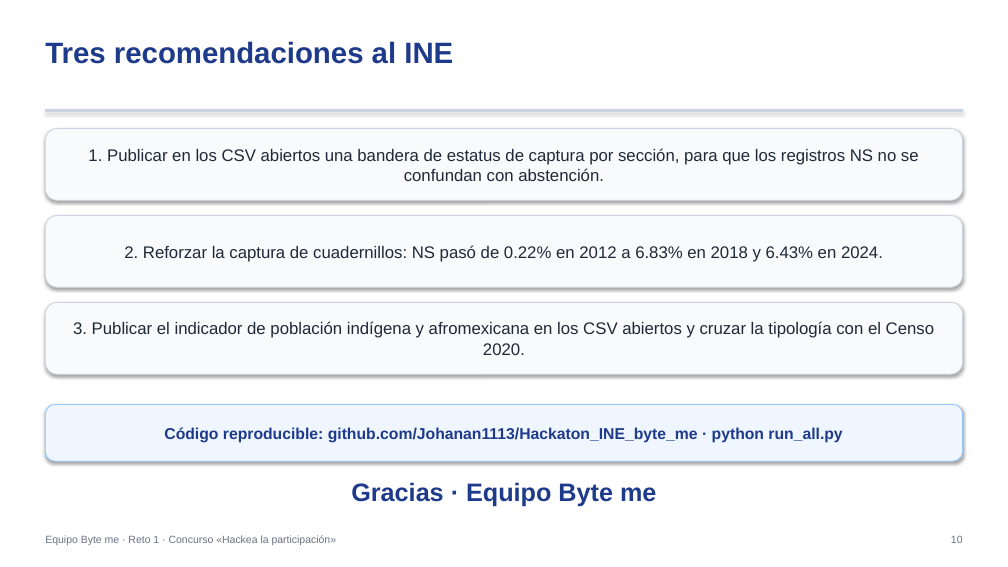
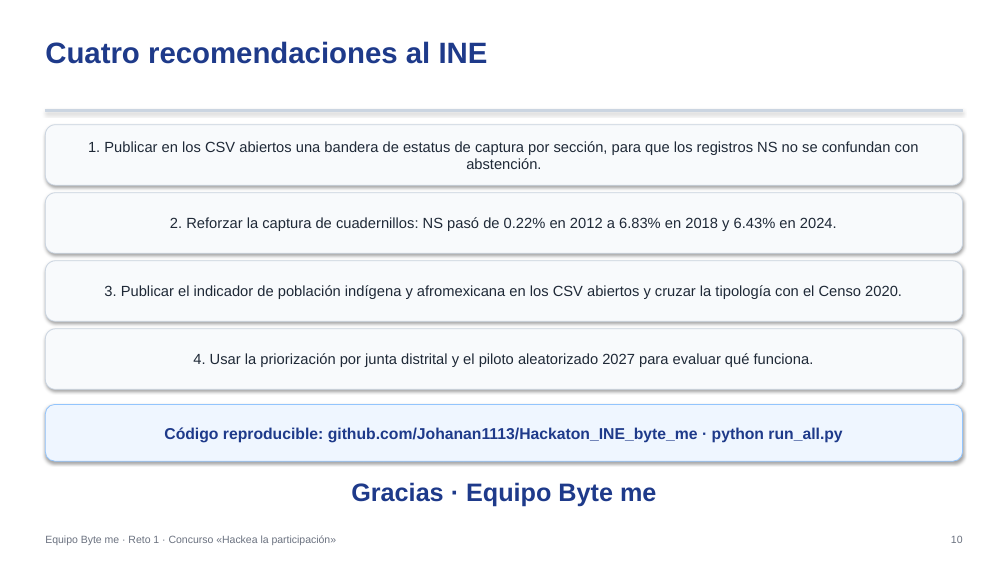
Before and after one commit to Johanan1113/Hackaton_INE_byte_me, a slide deck: slide 10 of outputs/entregables/Presentacion_Ejecutiva_ByteMe.pptx. Drawn at 1008x567 pixels with LibreOffice and Linux fonts; fonts in the diff are those of the drawing. Boxes give left, top, right and bottom in pixels: in the first picture for what was removed or moved away, otherwise in the second. Text is boxed around its words. In the diff, an @@ line names an element or a change of style, - is before the commit and + after.

Commit message:
fix(presentacion): actualizacion de narrativa, titulos de impacto y recomendaciones operativas (Bloque F)

```diff
--- a/outputs/entregables/Presentacion_Ejecutiva_ByteMe.pptx
+++ b/outputs/entregables/Presentacion_Ejecutiva_ByteMe.pptx
@@ text at box(45, 41, 488, 64): text changed @@
-Tres recomendaciones al INE
+Cuatro recomendaciones al INE
@@ rounded rectangle "1. Publicar en los CSV ...": place and size @@
-rounded rectangle "1. Publicar en los CSV ..." at box(45, 129, 963, 200)
+rounded rectangle "1. Publicar en los CSV ..." at box(45, 125, 963, 185)
@@ rounded rectangle "2. Reforzar la captura de ...": place and size @@
-rounded rectangle "2. Reforzar la captura de ..." at box(45, 216, 963, 287)
+rounded rectangle "2. Reforzar la captura de ..." at box(45, 193, 963, 253)
@@ size 16 to 14 pt in 3 elements at box(45, 125, 963, 185), box(45, 193, 963, 253), box(45, 261, 963, 321) @@
@@ rounded rectangle "3. Publicar el indicador de ...": place and size @@
-rounded rectangle "3. Publicar el indicador de ..." at box(45, 302, 963, 374)
+rounded rectangle "3. Publicar el indicador de ..." at box(45, 261, 963, 321)
@@ rounded rectangle added at box(45, 329, 963, 389), fill #F8FAFC, outline #CBD5E1 0.75 pt, 14 pt, text #1F2937 @@
+4. Usar la priorización por junta distrital y el piloto aleatorizado 2027 para evaluar qué funciona.
```
Also in this commit, not shown: 7 other slides changed, 4 other files.
